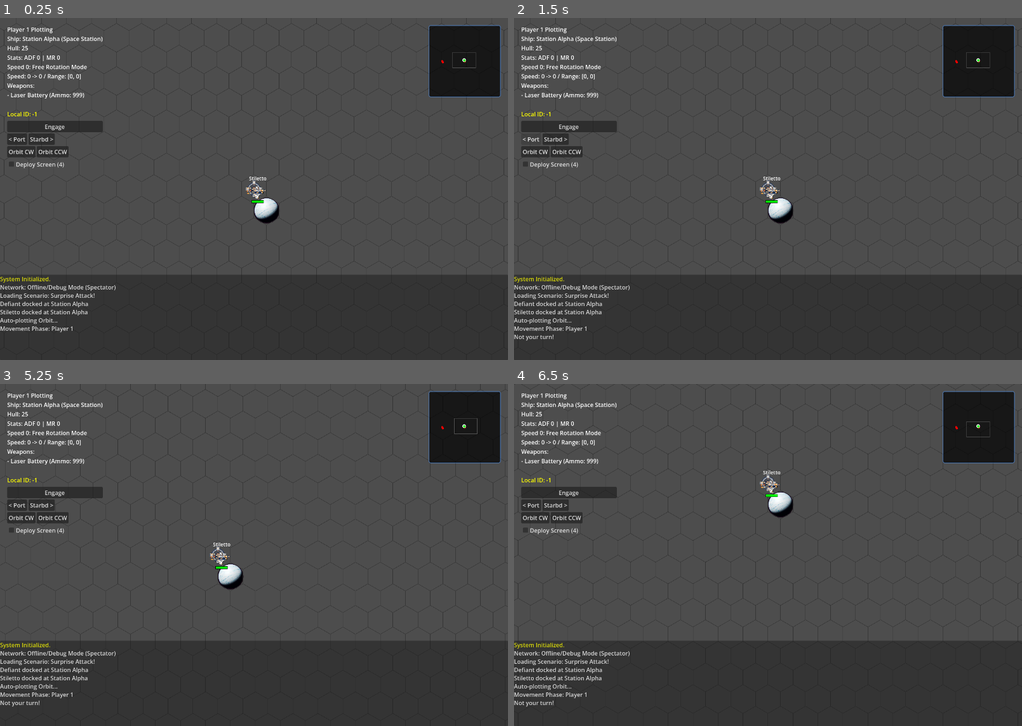
Above: before the commit, frames 1-4 (two rows, left to right).
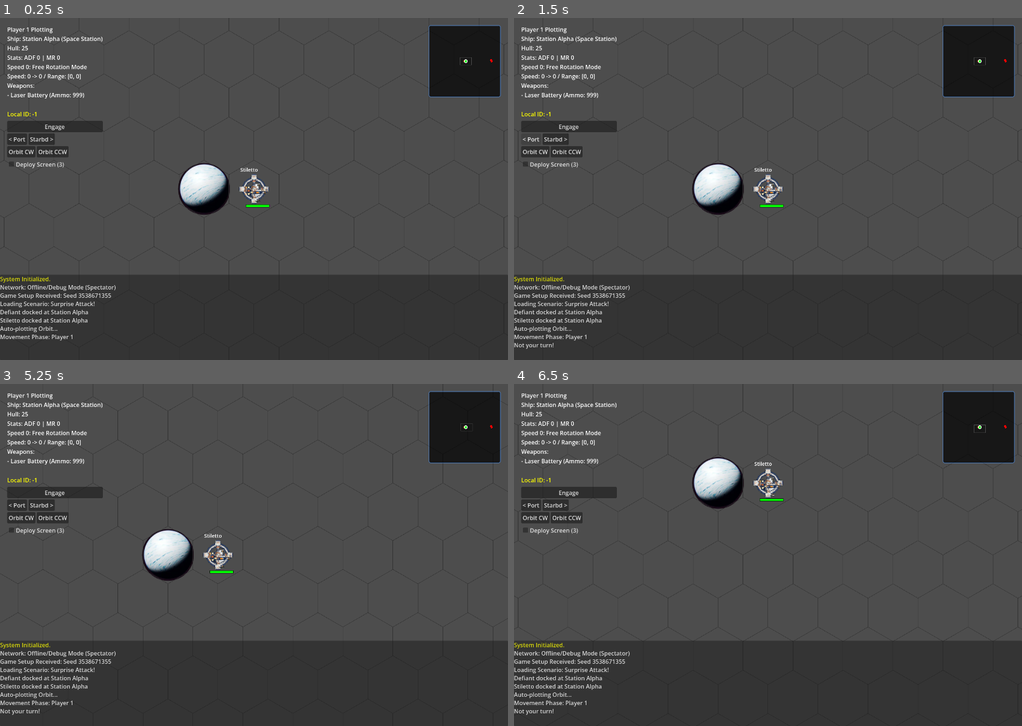
Above: after the commit, the same moments.

Repository: jjeffers/sf-kh-simulator
Game: Godot game, scene res://Scenes/Main.tscn
Same seed, same stepped clock (60 frames per second), same inputs: the game is played once before the commit and once after it. This scene is started directly instead of the project's main scene.
Inputs (mouse positions are in pixels of both pictures, inside the frame that each line leads up to):
- Up to frame 1 (0.25 s): no input
- Up to frame 2 (1.5 s): click "Engage" at 0.5 s; click "< Port" at 1.25 s
- Up to frame 3 (5.25 s): click "Starbd >" at 2 s; click "Orbit CW" at 2.75 s; click "Orbit CCW" at 3.5 s; click "Deploy Screen (4)" (after the commit: "Deploy Screen (3)") at 4.25 s; tap Enter at 5 s; move the mouse to (365, 537) at 5.02 s; hold D from 5.03 s (still down); tap Q at 5.1 s; click (365, 537) at 5.17 s
- Up to frame 4 (6.5 s): tap Space at 5.27, 6.02 s; move the mouse to (666, 572) at 5.77 s; release D at 5.78 s; hold S from 5.78 s (still down); tap Q at 5.85 s; click (666, 572) at 5.92 s

The runs differ from the first frame. In frame 1, 3.1% of the frame differs, in the area x 0-100%, y 0-95%; in frame 2, 3.2%; in frame 3, 3.1%; in frame 4, 3.2%, in the area x 0-100%, y 0-97%.

Commit message:
Enhance Game Scaling and Scenario Randomization
- Doubled HexGrid size to 80px for better visibility. - Refined Ship scaling hierarchy (Fighter < Scout < Frigate < Destroyer < Cruiser < Battleship < Station). - Added setup_game RPC to GameManager.gd for synchronized seed sharing. - Updated ScenarioManager.gd to use synced seed and spawn attackers at random edge (distance 24/25).

Diff:
--- a/Scripts/GameManager.gd
+++ b/Scripts/GameManager.gd
@@ -97,7 +97,17 @@
 	if label_debug:
 		label_debug.text = "Local ID: %d" % my_local_player_id
 
-	load_scenario(scen_key)
+	if multiplayer.is_server():
+		# Host: Generate random seed and broadcast
+		var seed_val = randi()
+		setup_game.rpc(seed_val, scen_key)
+	else:
+		log_message("Waiting for Game Setup from Host...")
+
+@rpc("authority", "call_local", "reliable")
+func setup_game(seed_val: int, scen_key: String):
+	log_message("Game Setup Received: Seed %d" % seed_val)
+	load_scenario(scen_key, seed_val)
 	start_turn_cycle()
 
 func _process(delta):
@@ -909,10 +919,10 @@
 	tween.tween_property(lbl, "modulate:a", 0.0, 3.0)
 	tween.chain().tween_callback(lbl.queue_free)
 
-func load_scenario(key: String):
+func load_scenario(key: String, seed_val: int = 12345):
 	# FIX: Use fixed seed for consistency across clients
 	# In a real networked game, this seed should come from the Host/Lobby
-	var shared_seed = 12345
+	var shared_seed = seed_val
 	var scen_data = ScenarioManager.generate_scenario(key, shared_seed)
 	if scen_data.is_empty():
 		log_message("Error: Scenario %s not found!" % key)
--- a/Scripts/HexGrid.gd
+++ b/Scripts/HexGrid.gd
@@ -3,18 +3,18 @@
 
 # Pointy-top orientation
 # Size is the distance from center to corner
-const TILE_SIZE := 40.0
+const TILE_SIZE := 80.0
 
 # Cube coordinates: q + r + s = 0
 
 # Clockwise starting from East (0)
 static var directions = [
-	Vector3i(1, 0, -1),  # 0: East
-	Vector3i(0, 1, -1),  # 1: South-East
-	Vector3i(-1, 1, 0),  # 2: South-West
-	Vector3i(-1, 0, 1),  # 3: West
-	Vector3i(0, -1, 1),  # 4: North-West
-	Vector3i(1, -1, 0)   # 5: North-East
+	Vector3i(1, 0, -1), # 0: East
+	Vector3i(0, 1, -1), # 1: South-East
+	Vector3i(-1, 1, 0), # 2: South-West
+	Vector3i(-1, 0, 1), # 3: West
+	Vector3i(0, -1, 1), # 4: North-West
+	Vector3i(1, -1, 0) # 5: North-East
 ]
 
 static func get_direction_vec(facing_index: int) -> Vector3i:
@@ -44,15 +44,15 @@
 
 # Convert hex coordinates to local pixel position (Pointy Top)
 static func hex_to_pixel(hex: Vector3i) -> Vector2:
-	var x = TILE_SIZE * (sqrt(3) * hex.x + sqrt(3)/2 * hex.y)
+	var x = TILE_SIZE * (sqrt(3) * hex.x + sqrt(3) / 2 * hex.y)
 	var y = TILE_SIZE * (1.5 * hex.y)
 	return Vector2(x, y)
 
 # Convert pixel position to hex coordinates
 static func pixel_to_hex(local_pos: Vector2) -> Vector3i:
-	var q = (sqrt(3)/3 * local_pos.x - 1.0/3 * local_pos.y) / TILE_SIZE
-	var r = (2.0/3 * local_pos.y) / TILE_SIZE
-	return cube_round(Vector3(q, r, -q-r))
+	var q = (sqrt(3) / 3 * local_pos.x - 1.0 / 3 * local_pos.y) / TILE_SIZE
+	var r = (2.0 / 3 * local_pos.y) / TILE_SIZE
+	return cube_round(Vector3(q, r, -q - r))
 
 # Round floating point cube coordinates to nearest integer hex
 static func cube_round(frac: Vector3) -> Vector3i:
--- a/Scripts/ScenarioManager.gd
+++ b/Scripts/ScenarioManager.gd
@@ -100,7 +100,7 @@
 
 		var edge_dir_idx = randi() % 6
 		var edge_vec = directions[edge_dir_idx]
-		var start_dist = 20
+		var start_dist = 24 # Moved to edge (Map Radius 25)
 
 		var venemous_pos = edge_vec * start_dist
 		# Facing towards center? Center is 0,0,0.
--- a/Scripts/Ship.gd
+++ b/Scripts/Ship.gd
@@ -599,7 +599,7 @@
 	match ship_class:
 		"Assault Scout":
 			# Sprite Rendering
-			var target_size = HexGrid.TILE_SIZE * 1.0 # Slightly larger than Fighter (0.8)
+			var target_size = HexGrid.TILE_SIZE * 0.7 # 0.7x Tile Size (28px)
 
 			var ref_size = max(texture_assault_scout.get_width(), texture_assault_scout.get_height())
 			var scale_factor = target_size / ref_size
@@ -618,7 +618,7 @@
 			points = PackedVector2Array()
 		"Frigate":
 			# Sprite Rendering
-			var target_size = HexGrid.TILE_SIZE * 1.4 # Larger than Assault Scout (1.0)
+			var target_size = HexGrid.TILE_SIZE * 0.9 # 0.9x Tile Size (36px)
 
 			var ref_size = max(texture_frigate.get_width(), texture_frigate.get_height())
 			var scale_factor = target_size / ref_size
@@ -638,7 +638,7 @@
 		"Destroyer":
 			if faction == "Sathar":
 				# Sathar Destroyer Sprite
-				var target_size = HexGrid.TILE_SIZE * 1.8 # Larger than Frigate (1.4)
+				var target_size = HexGrid.TILE_SIZE * 1.1 # 1.1x Tile Size (44px)
 				var ref_size = max(texture_sathar_destroyer.get_width(), texture_sathar_destroyer.get_height())
 				var scale_factor = target_size / ref_size
 
@@ -653,7 +653,7 @@
 				points = PackedVector2Array()
 			else:
 				# Elongated Battleship / Needle (Default/UPF)
-				size = HexGrid.TILE_SIZE * 0.8 # Larger
+				size = HexGrid.TILE_SIZE * 0.55 # 1.1x Diameter -> 0.55 Radius
 				points = PackedVector2Array([
 					Vector2(size, 0), # Nose
 					Vector2(size * 0.2, -size * 0.3),
@@ -665,7 +665,7 @@
 		"Heavy Cruiser":
 			if faction == "Sathar":
 				# Sathar Heavy Cruiser Sprite
-				var target_size = HexGrid.TILE_SIZE * 2.0 # Significant size
+				var target_size = HexGrid.TILE_SIZE * 1.4 # 1.4x Tile Size (56px)
 				var ref_size = max(texture_sathar_heavy_cruiser.get_width(), texture_sathar_heavy_cruiser.get_height())
 				var scale_factor = target_size / ref_size
 
@@ -680,7 +680,7 @@
 				points = PackedVector2Array()
 			else:
 				# Massive Triangle / Dreadnought (Default/UPF)
-				size = HexGrid.TILE_SIZE * 0.9
+				size = HexGrid.TILE_SIZE * 0.7 # 1.4x Diameter -> 0.7 Radius
 				points = PackedVector2Array([
 					Vector2(size, 0), # Nose
 					Vector2(size * 0.4, -size * 0.4), # R Shoulder
@@ -697,7 +697,7 @@
 				])
 		"Battleship":
 			# Massive Dreadnought / Dual Hull
-			size = HexGrid.TILE_SIZE * 0.95
+			size = HexGrid.TILE_SIZE * 0.85 # 1.7x Diameter -> 0.85 Radius
 			points = PackedVector2Array([
 				Vector2(size, 0), # Nose Center
 				Vector2(size * 0.8, -size * 0.2), # R Nose
@@ -714,9 +714,9 @@
 			])
 		"Space Station":
 			# Sprite Rendering
-			# Scale based on Hull Points: 1.0 + (max_hull / 100.0)
-			# Examples: 20 HP -> 1.2x, 100 HP -> 2.0x, 200 HP -> 3.0x relative to Tile Size
-			var hp_scale_bonus = float(max_hull) / 100.0
+			# Scale based on Hull Points: 1.0 + (max_hull / 200.0) -> Max ~2.0x
+			# Examples: 100 HP -> 1.5x, 200 HP -> 2.0x relative to Tile Size
+			var hp_scale_bonus = float(max_hull) / 200.0
 			var target_size = HexGrid.TILE_SIZE * (1.0 + hp_scale_bonus)
 
 			var ref_size = max(texture_space_station.get_width(), texture_space_station.get_height())
@@ -738,7 +738,7 @@
 			points = PackedVector2Array()
 		"Fighter":
 			# Sprite Rendering
-			var target_size = HexGrid.TILE_SIZE * 0.8 # Diameter approx (Scale ~0.4 tile relative)
+			var target_size = HexGrid.TILE_SIZE * 0.5 # 0.5x Tile Size (20px)
 			# But user asked for "Small". Tile Size is radius.
 			# Let's say diameter is 0.8 * RADIUS? Or 0.8 * TILE_SIZE?
 			# Tile Size in code usually = Radius (approx 32-64).
